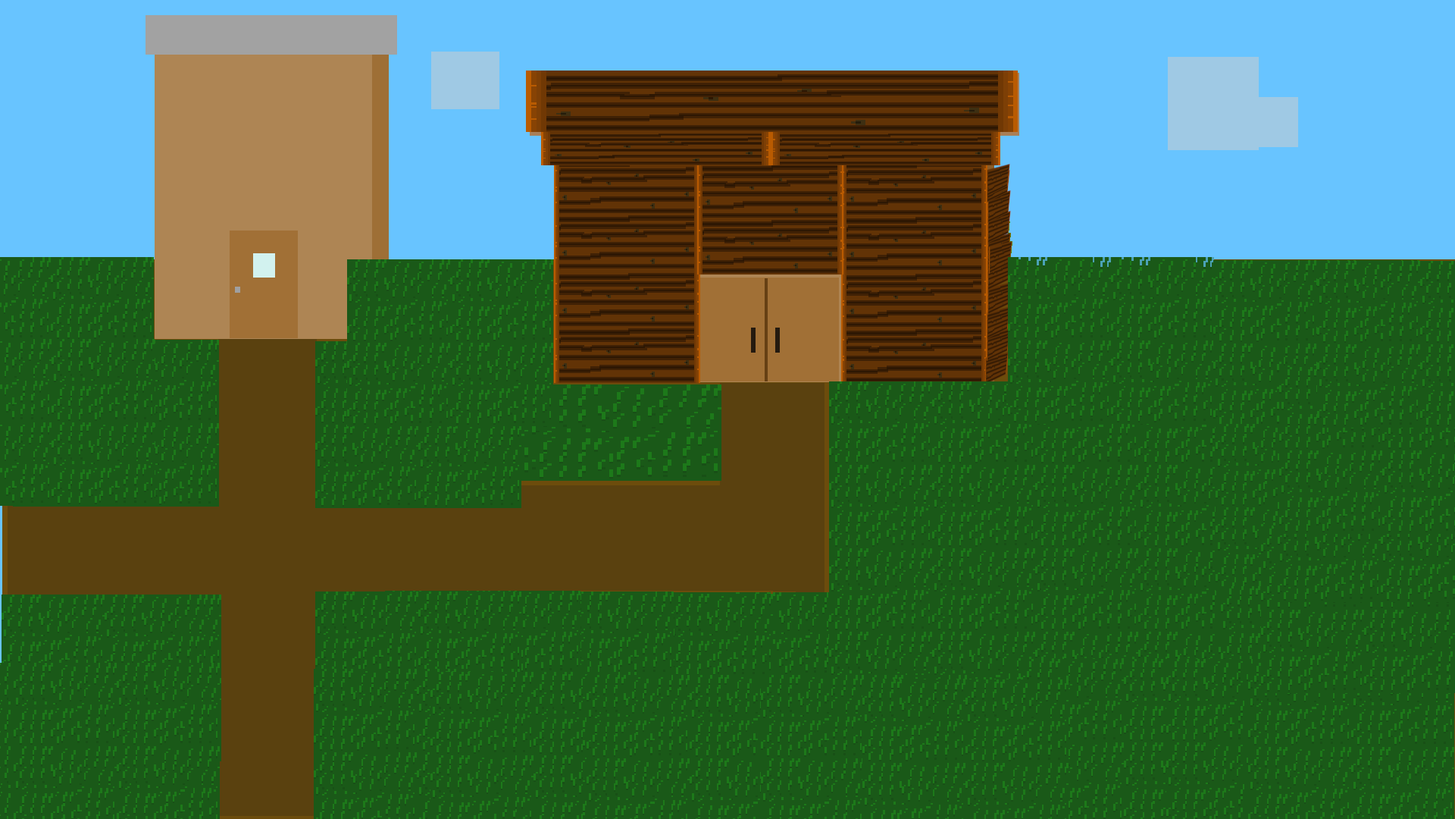
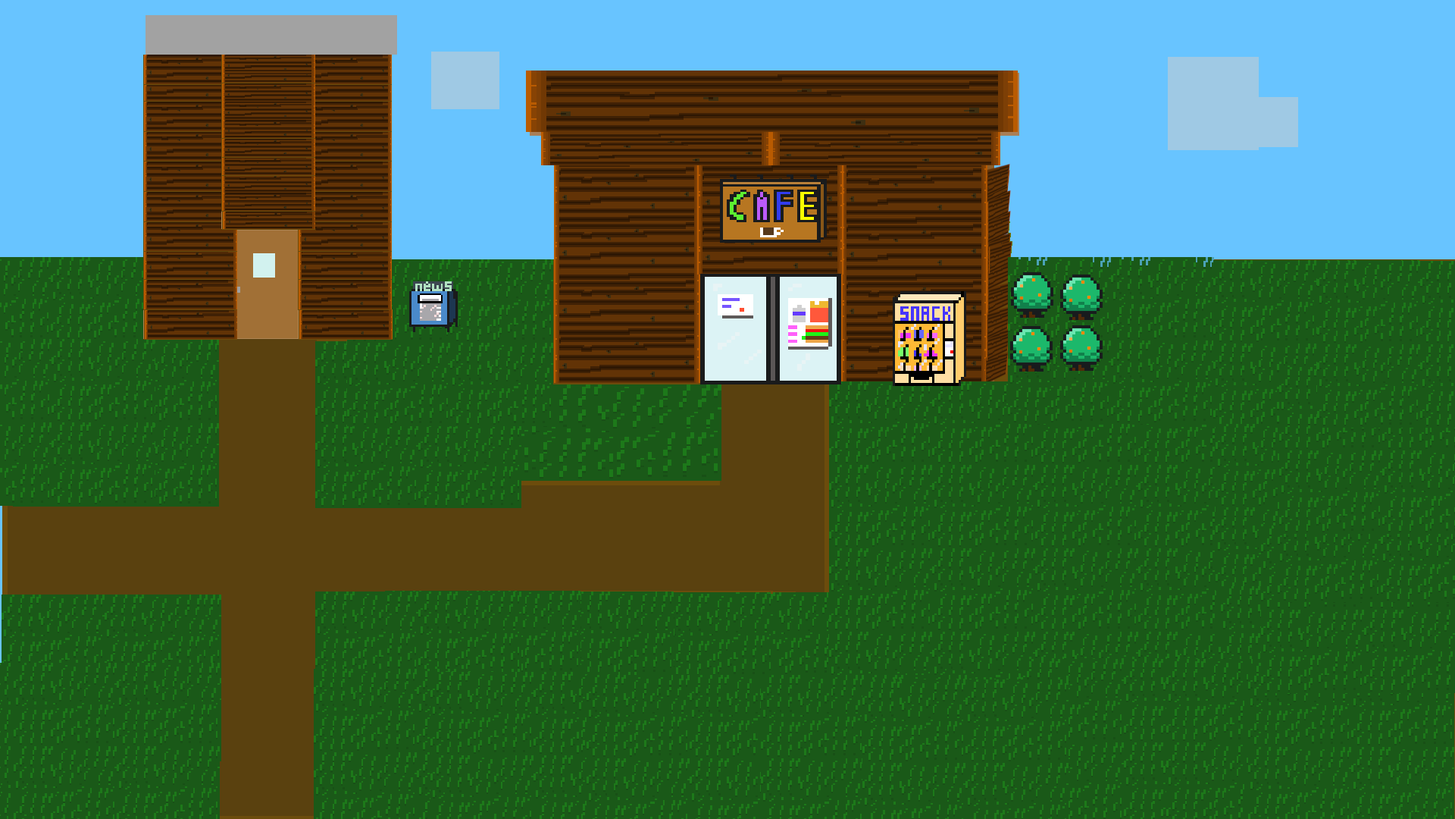
Revision of a layered 1455 x 819 image; what changed, layer by layer:
painted on "Background" over [143, 54, 1103, 386]
